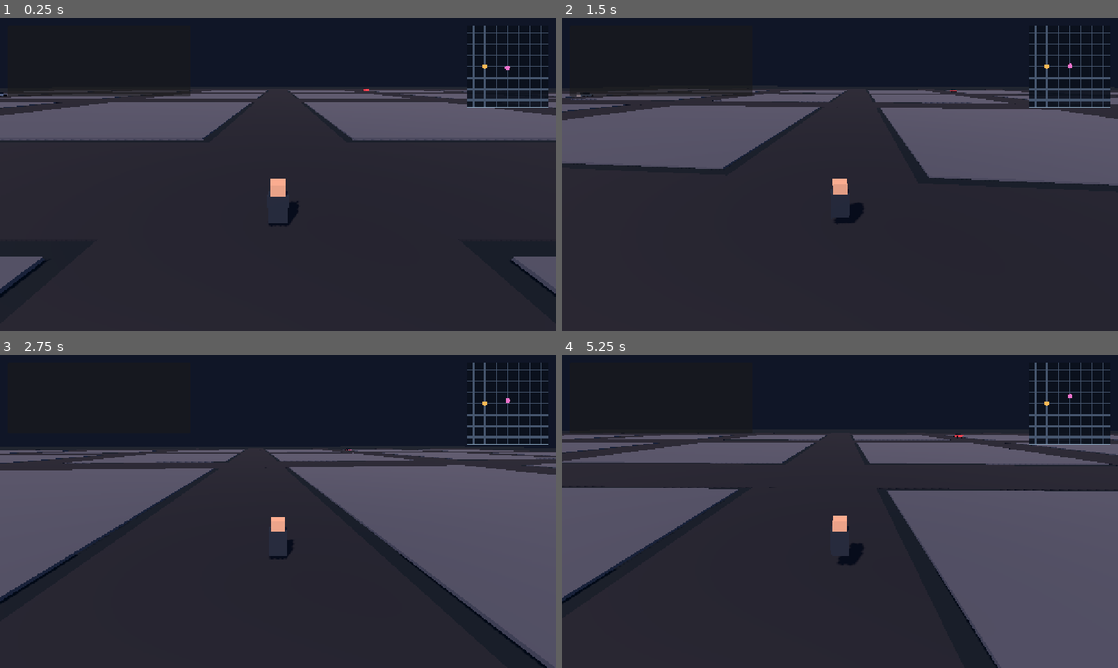
Above: before the commit, frames 1-4 (two rows, left to right).
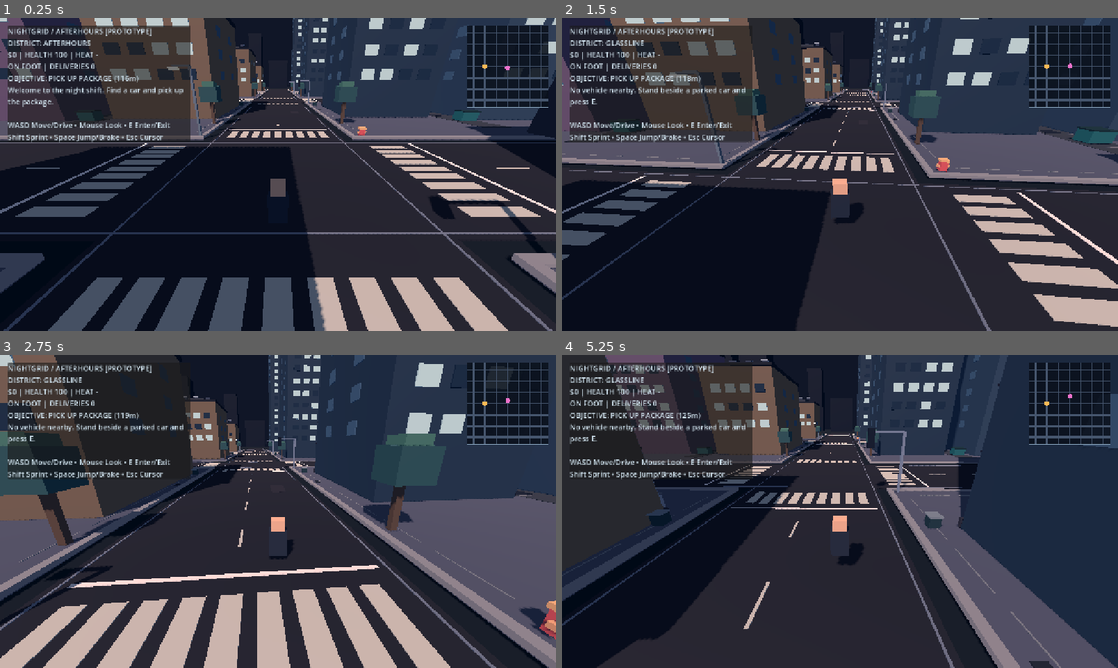
Above: after the commit, the same moments.

Repository: ProhibitedTV/NightGrid-Afterhours
Game: Godot game, scene res://scenes/main.tscn
Two runs of this game, one before a commit and one after it. Both use one fixed random seed, a clock stepped at 60 frames per second and the inputs below.
Inputs (mouse positions are in pixels of both pictures, inside the frame that each line leads up to):
- Up to frame 1 (0.25 s): no input
- Up to frame 2 (1.5 s): tap Enter at 0.5 s; move the mouse to (867, 174) at 0.52 s; hold Shift 0.53-1.28 s; hold W from 0.53 s (still down); tap Space at 0.77 s; move the mouse to (812, 174) at 1.27 s; tap E at 1.35 s
- Up to frame 3 (2.75 s): keep holding W; tap Space at 1.52 s; move the mouse to (289, 505) at 2.02 s; hold Shift from 2.03 s (still down)
- Up to frame 4 (5.25 s): keep holding W; move the mouse to (834, 517) at 2.77 s; release Shift at 2.78 s; tap E at 2.85, 4.35 s; tap Space at 3.02, 3.77, 4.52 s; move the mouse to (878, 514) at 3.52 s; hold Shift 3.53-4.28 s; move the mouse to (795, 508) at 4.27 s; move the mouse to (845, 511) at 5.02 s; hold Shift from 5.03 s (still down)

The runs differ from the first frame. In frame 1, 63% of the frame differs, in the area x 0-100%, y 0-100%; in frame 2, 52%; in frame 3, 46%; in frame 4, 49%.
Error before the commit: Parse Error: Identifier "glass" not declared in the current scope. (res://scripts/city_details.gd:248)

Commit message:
fix(city): correct facade side-window material scope

Diff:
--- a/scripts/city_details.gd
+++ b/scripts/city_details.gd
@@ -245,7 +245,7 @@
 		for side in [-1.0, 1.0]:
 			for side_window in range(2):
 				var wz := center.z + (float(side_window) - 0.5) * depth * 0.38
-				_detail(Vector3(center.x + side * (width / 2.0 + 0.07), fy, wz), Vector3(0.11, 1.45, 2.0), glass)
+				_detail(Vector3(center.x + side * (width / 2.0 + 0.07), fy, wz), Vector3(0.11, 1.45, 2.0), Color("426178"))
 
 	# Street-level retail facade. Entry is visual-only until interiors exist.
 	var sign_color: Color = ACCENT[district]
